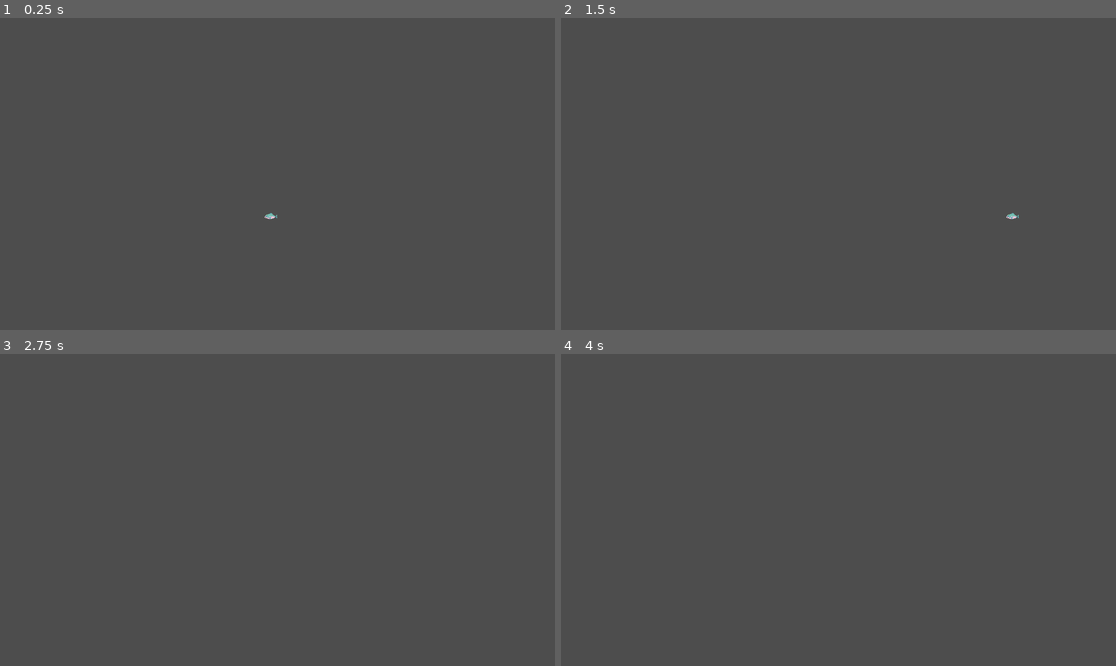
Above: before the commit, frames 1-4 (two rows, left to right).
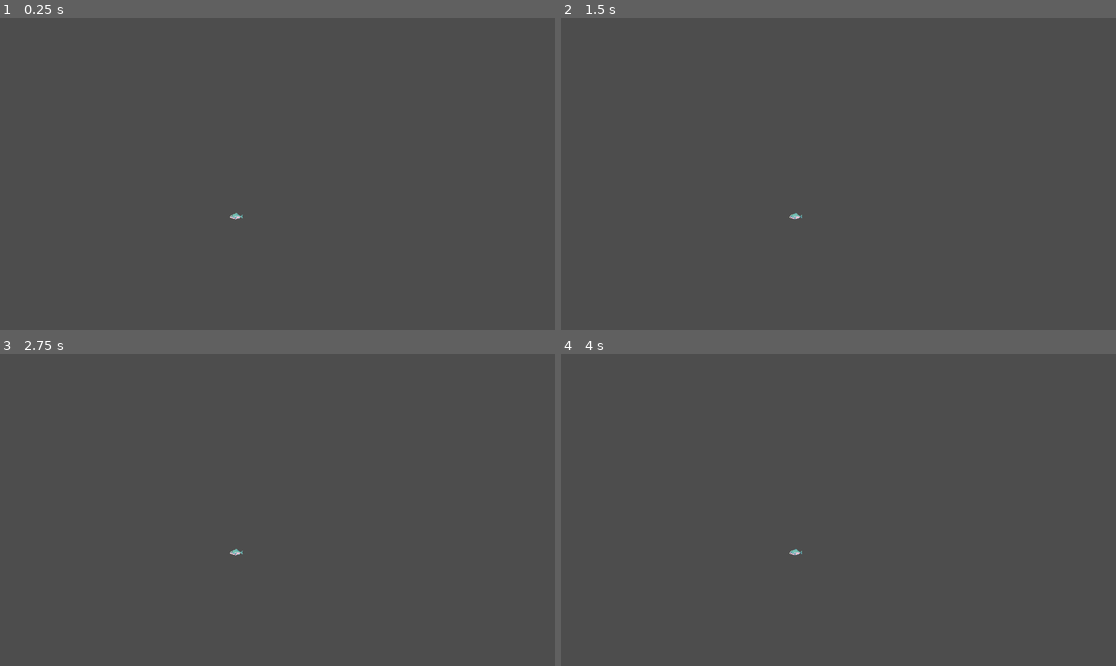
Above: after the commit, the same moments.

Repository: ocegnc/Bubullshit
Game: Godot game, scene res://Scenes/game.tscn
Same seed, same stepped clock (60 frames per second), same inputs: the game is played once before the commit and once after it.
Inputs:
- Up to frame 1 (0.25 s): no input
- Up to frame 2 (1.5 s): tap Enter at 0.5 s; hold Right (ui_right) from 0.53 s (still down); tap Space at 1.25 s
- Up to frame 3 (2.75 s): tap Enter at 2 s; release Right (ui_right) at 2.03 s; hold Left (ui_left) from 2.03 s (still down)
- Up to frame 4 (4 s): tap Space at 2.75 s; release Left (ui_left) at 2.78 s; hold Right (ui_right) from 2.78 s (still down); tap Enter at 3.5 s

The runs differ from the first frame. In frame 1, less than 0.1% of the frame differs, in the area x 41-50%, y 62-65%; in frame 2, less than 0.1%; in frame 3, less than 0.1%; in frame 4, less than 0.1%.

Commit message:
piranha change direction when collision

Diff:
--- a/Scripts/piranha.gd
+++ b/Scripts/piranha.gd
@@ -1,8 +1,9 @@
 extends CharacterBody2D
 
 
-const SPEED = 300.0
+const SPEED = 200.0
 const JUMP_VELOCITY = -400.0
+var direction = 1 #Start to the right
 
 
 func _physics_process(delta: float) -> void:
@@ -13,10 +14,13 @@
 	# Get the input direction and handle the movement/deceleration.
 	# As good practice, you should replace UI actions with custom gameplay actions.
 	#var direction := Input.get_axis("ui_left", "ui_right")
-	const direction = 1
+
 	if direction:
 		velocity.x = direction * SPEED
 	else:
 		velocity.x = move_toward(velocity.x, 0, SPEED)
 
 	move_and_slide()
+
+	if get_slide_collision_count()>0:
+			direction *= -1  # Inverse direction
